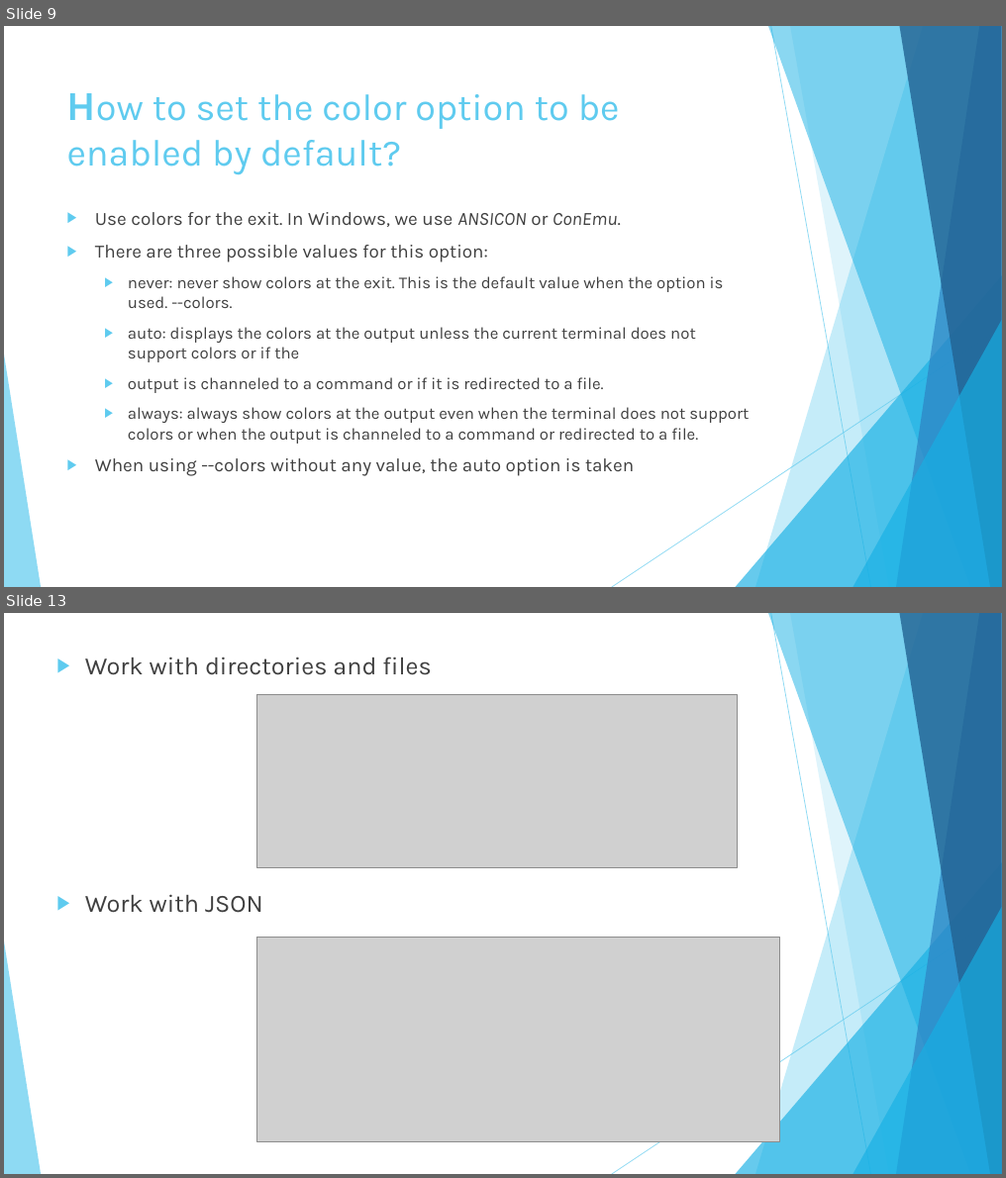
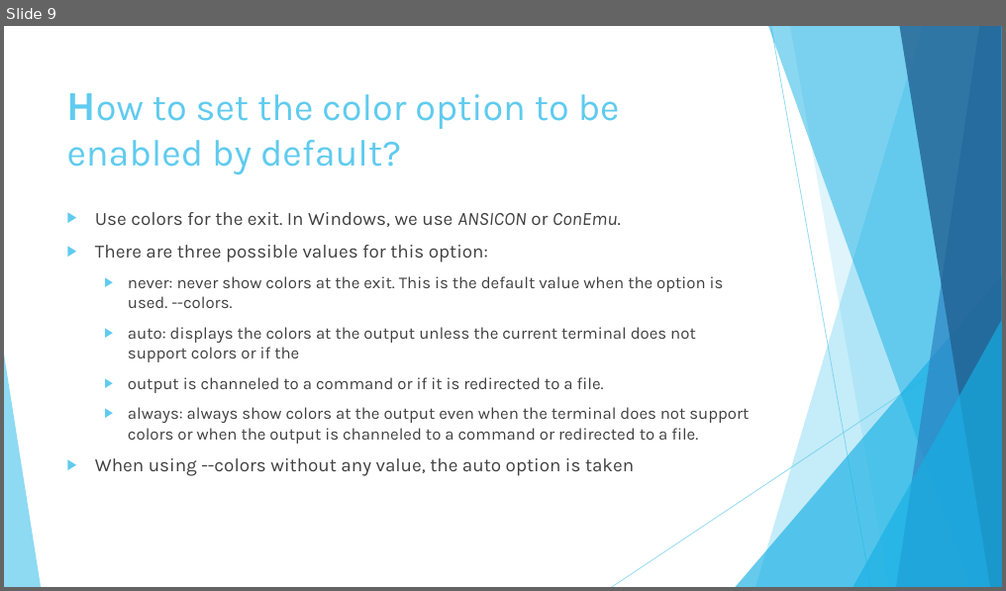
Before and after one commit to diegosilva91/Postman, a slide deck: Pill_Postman_presentation.pptx. Shown one above the other, each under a label of ours: slides 9 and 13 before the commit, slide 9 after it; the slides between them are not shown. The pictures are 1006x1178 and 1006x591 pixels, drawn with LibreOffice and Linux fonts; fonts in the diff are those of the drawing; grey boxes stand for pictures. Boxes give left, top, right and bottom in pixels: in the first picture for what was removed or moved away, otherwise in the second. Text is boxed around its words. In the diff, an @@ line names an element or a change of style, - is before the commit and + after.

```diff
--- a/Pill_Postman_presentation.pptx
+++ b/Pill_Postman_presentation.pptx
@@ slide 13 removed at box(4, 613, 1002, 1174), background #FFFFFF; not listed: 10 template elements that a slide beside it also shows @@
@@ text removed at box(85, 657, 431, 913) @@
-▶ Work with directories and files
-▶ Work with JSON
@@ picture removed at box(257, 694, 738, 867) @@
@@ picture removed at box(257, 937, 780, 1143) @@
```
Also in this commit, not shown: 1 slide changed, 6 slides added, 3 other slides removed, 1 other file.
